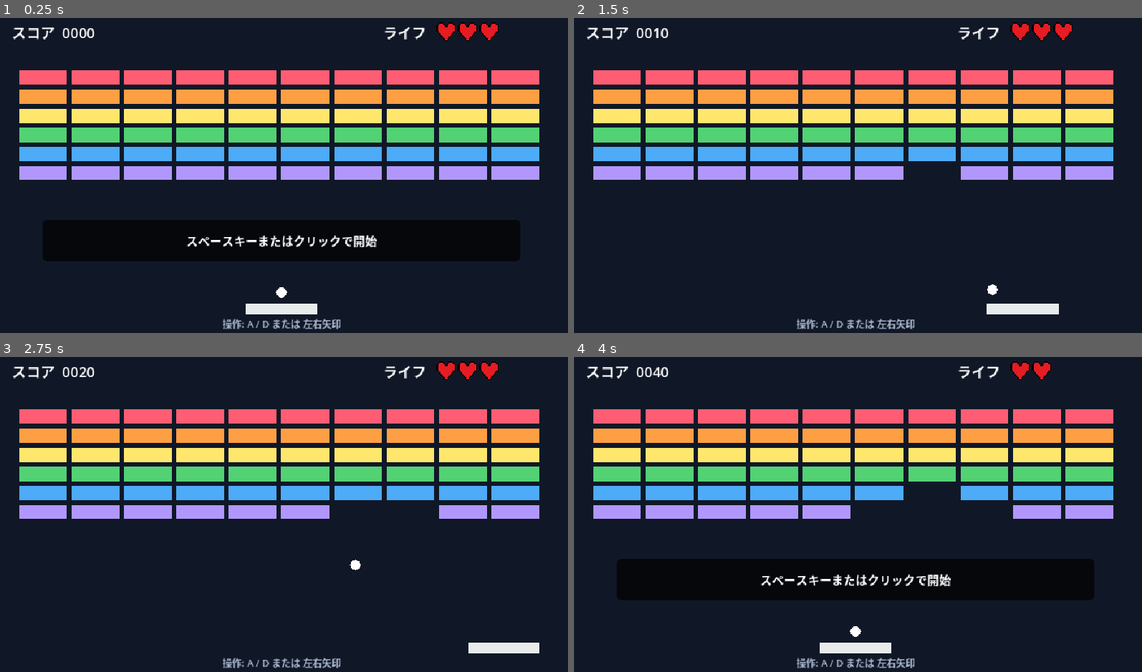
Above: before the commit, frames 1-4 (two rows, left to right).
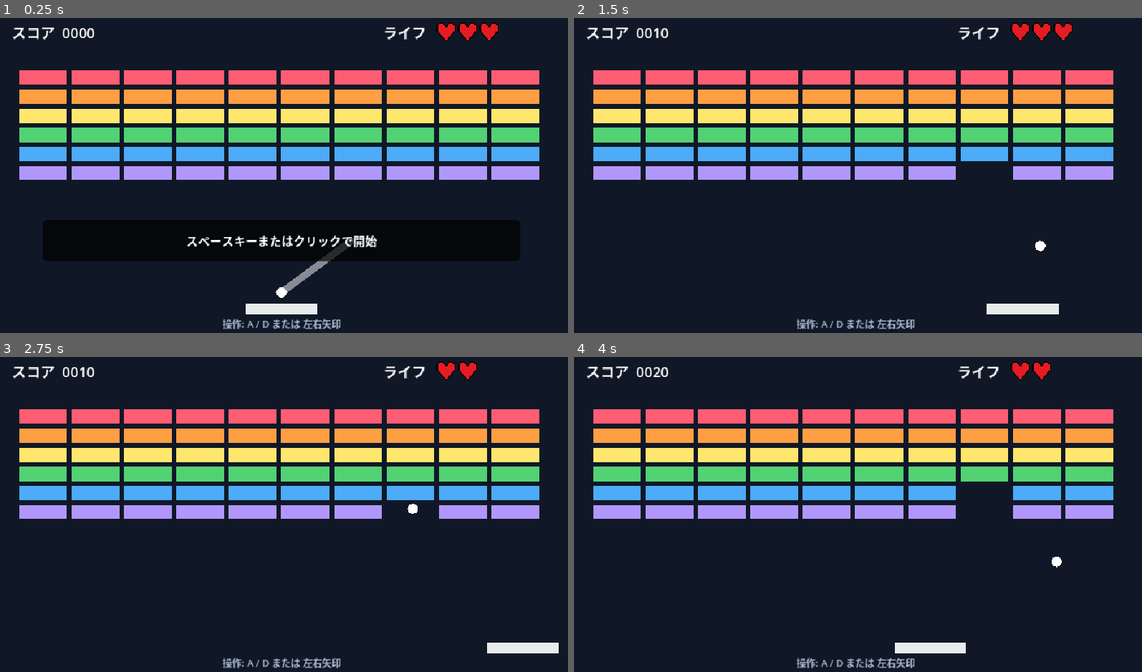
Above: after the commit, the same moments.

Repository: ittokunvim/example-godot
Game: Godot game, scene res://main.tscn
Same seed, same stepped clock (60 frames per second), same inputs: the game is played once before the commit and once after it.
Inputs (mouse positions are in pixels of both pictures, inside the frame that each line leads up to):
- Up to frame 1 (0.25 s): no input
- Up to frame 2 (1.5 s): tap Enter (ui_accept) at 0.5, 1.35 s; move the mouse to (982, 156) at 0.52 s; hold D (move_right) 0.53-1.28 s; hold Enter (ui_accept) 0.53-1.28 s; click (982, 156) at 0.67 s; move the mouse to (738, 188) at 1.27 s; hold A (move_left) from 1.28 s (still down)
- Up to frame 3 (2.75 s): tap Enter (ui_accept) at 1.52, 1.82 s; move the mouse to (340, 438) at 2.02 s; release A (move_left) at 2.03 s; hold D (move_right) from 2.03 s (still down); hold Enter (ui_accept) from 2.03 s (still down)
- Up to frame 4 (4 s): move the mouse to (829, 574) at 2.77 s; release Enter (ui_accept) at 2.78 s; tap Enter (ui_accept) at 2.85, 3.02, 3.32 s; click (829, 574) at 2.92 s; move the mouse to (1028, 558) at 3.52 s; release D (move_right) at 3.53 s; hold A (move_left) from 3.53 s (still down); hold Enter (ui_accept) from 3.53 s (still down)

The runs differ from the first frame. In frame 1, 0.3% of the frame differs, in the area x 49-63%, y 69-88%; in frame 2, 0.8%; in frame 3, 0.8%; in frame 4, 13%, in the area x 7-92%, y 3-95%.

Commit message:
feat(breakout): Add ball aiming guide (#32)
* Add ball aiming

* fix codes

* Refactor initial position handling in ball.gd

Update initial position to use Vector2.ZERO and set it in _ready function.

Co-authored-by: Copilot Autofix powered by AI <175728472+Copilot@users.noreply.github.com>

* Fix codes

* Add comments

---------

Co-authored-by: Copilot Autofix powered by AI <175728472+Copilot@users.noreply.github.com>

Diff:
--- a/breakout/ball.gd
+++ b/breakout/ball.gd
@@ -5,12 +5,52 @@
 const SPEED := 430.0
 const PADDLE_WIDTH := 120.0
 
-var _velocity := Vector2.ZERO
+# 発射待機中に、ボールから伸ばすガイド線の見た目。
+const GUIDE_LENGTH := 150.0
+const GUIDE_COLOR := Color8(255, 255, 255, 127)
+const GUIDE_WIDTH := 12.0
+
+# 照準を左右へ往復させる速さ（方向ベクトルの X 成分/秒）。
+const AIM_SWEEP_SPEED := 1.0
+
+# リセット時の初期発射方向。Y を負にすることで必ず上方向へ発射する。
+const INITIAL_DIRECTION := Vector2(1.0, -1.0)
 
 @onready var bounce_sound: AudioStreamPlayer = $BounceSound
 
+var _initial_position := Vector2.ZERO
+var _show_aim_sweep := true
+var _velocity := Vector2.ZERO
+
+# 発射ガイド用の未正規化ベクトル。
+# X 成分だけを変化させ、利用時に normalized() して方向として使う。
+var _launch_direction := INITIAL_DIRECTION.normalized()
+
+# 照準の横方向の移動向き。1.0 は右、-1.0 は左。
+var _direction_x := INITIAL_DIRECTION.x
+
+
+func _ready() -> void:
+	# シーンで設定した開始位置を、残機を失ったときの復帰位置として保存する。
+	_initial_position = position
+
+
 func _physics_process(delta: float) -> void:
 	if _velocity == Vector2.ZERO:
+		if not _show_aim_sweep:
+			return
+
+		# 発射待機中は照準を左右に往復させる。
+		_launch_direction.x += _direction_x * AIM_SWEEP_SPEED * delta
+		if _launch_direction.x >= 1.0:
+			_launch_direction.x = 1.0
+			_direction_x = -1.0
+		elif _launch_direction.x <= -1.0:
+			_launch_direction.x = -1.0
+			_direction_x = 1.0
+
+		# 照準方向が変化したため、ガイド線を再描画する。
+		queue_redraw()
 		return
 
 	var collision := move_and_collide(_velocity * delta)
@@ -23,6 +63,7 @@
 		collider.take_hit()
 		_velocity = _velocity.bounce(collision.get_normal())
 	elif collider is CharacterBody2D and collider.is_in_group("paddle"):
+		# パドル中心からのヒット位置に応じて、反射角を変える。
 		var hit_offset := clampf(
 			(global_position.x - collider.global_position.x) / (PADDLE_WIDTH / 2.0),
 			-1.0,
@@ -34,14 +75,36 @@
 		_velocity = _velocity.bounce(collision.get_normal())
 
 
+func _draw() -> void:
+	if _show_aim_sweep:
+		# ボールのローカル座標を始点に、現在の発射予定方向を描画する。
+		draw_line(
+			Vector2.ZERO,
+			_launch_direction.normalized() * GUIDE_LENGTH,
+			GUIDE_COLOR,
+			GUIDE_WIDTH
+		)
+
+
 func launch() -> void:
-	_velocity = Vector2(0.65, -1.0).normalized() * SPEED
+	# ガイドが示していた方向へボールを発射し、ガイドは非表示にする。
+	_show_aim_sweep = false
+	_velocity = _launch_direction.normalized() * SPEED
+	queue_redraw()
 
 
 func reset() -> void:
-	position = Vector2(get_viewport_rect().size.x / 2.0, 472.0)
+	# 次の発射では初期角度から再び照準を往復させる。
+	_show_aim_sweep = true
+	_launch_direction = INITIAL_DIRECTION.normalized()
+	_direction_x = INITIAL_DIRECTION.x
+	position = _initial_position
 	_velocity = Vector2.ZERO
+	queue_redraw()
 
 
 func stop() -> void:
+	# クリア・ゲームオーバー時は移動と照準ガイドを両方停止する。
+	_show_aim_sweep = false
 	_velocity = Vector2.ZERO
+	queue_redraw()
--- a/breakout/game.gd
+++ b/breakout/game.gd
@@ -67,7 +67,6 @@
 func _start_or_restart() -> void:
 	paddle.reset()
 	paddle.set_active(true)
-	ball.reset()
 	ball.launch()
 	_awaiting_launch = false
 	_playing = true
@@ -136,6 +135,7 @@
 		_awaiting_launch = false
 		_playing = false
 		_game_over = true
+		ball.stop()
 		paddle.set_active(false)
 		_show_overlay("ゲームオーバー - スペースキーでリトライ")
 		return
